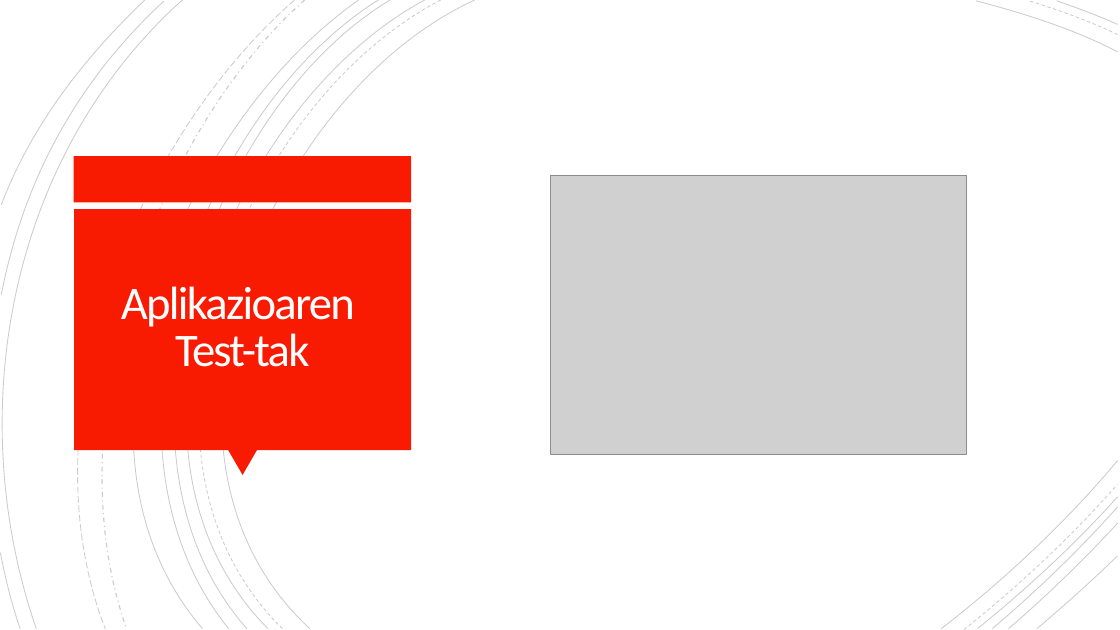
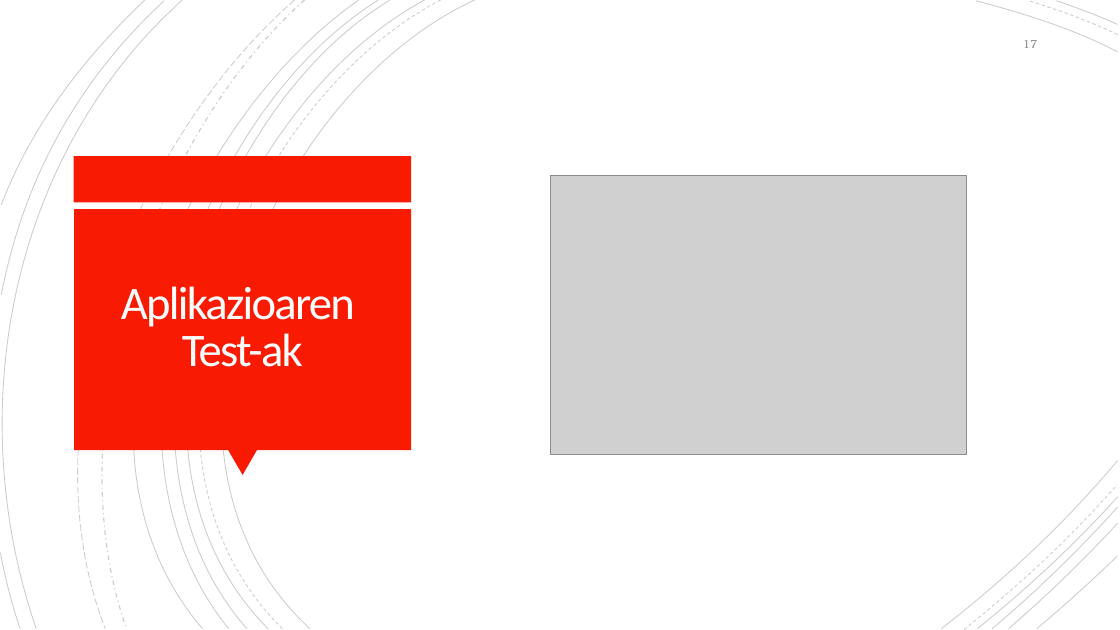
Before and after one commit to OceansForce/Erronka_5_Taldea, a slide deck: slide 17 of Aurkezpena/Aurkezpena_5.taldea_2.sprint.pptx. Drawn at 1120x630 pixels with LibreOffice and Linux fonts; fonts in the diff are those of the drawing; grey boxes stand for pictures; background and template pictures are left out. Boxes give left, top, right and bottom in pixels: in the first picture for what was removed or moved away, otherwise in the second. Text is boxed around its words. In the diff, an @@ line names an element or a change of style, - is before the commit and + after.

```diff
--- a/Aurkezpena/Aurkezpena_5.taldea_2.sprint.pptx
+++ b/Aurkezpena/Aurkezpena_5.taldea_2.sprint.pptx
@@ page number added at box(1023, 40, 1037, 48), 10 pt, text #8C8C8C @@
+17
@@ title at box(121, 286, 355, 367): text changed @@
-Aplikazioaren
-Test-tak
+Aplikazioaren
+Test-ak
```
Also in this commit, not shown: 18 other slides changed, 1 other file.
